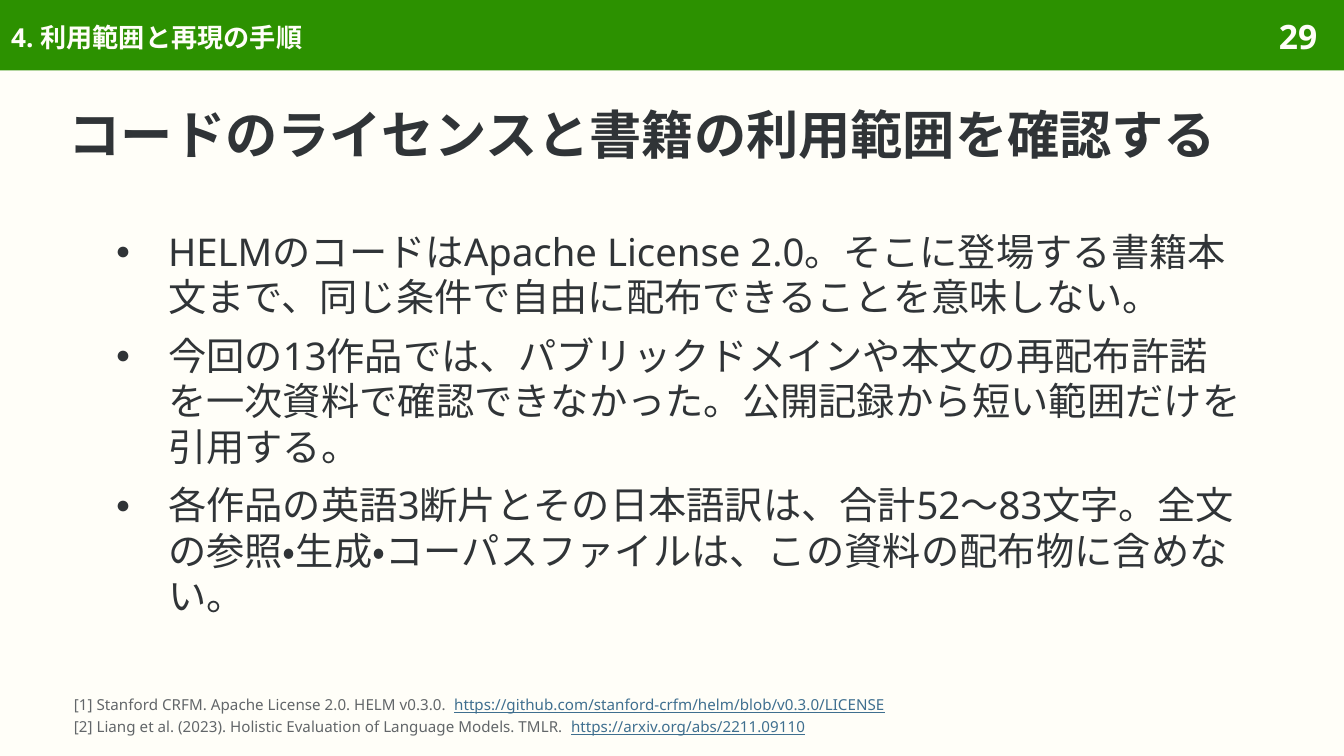
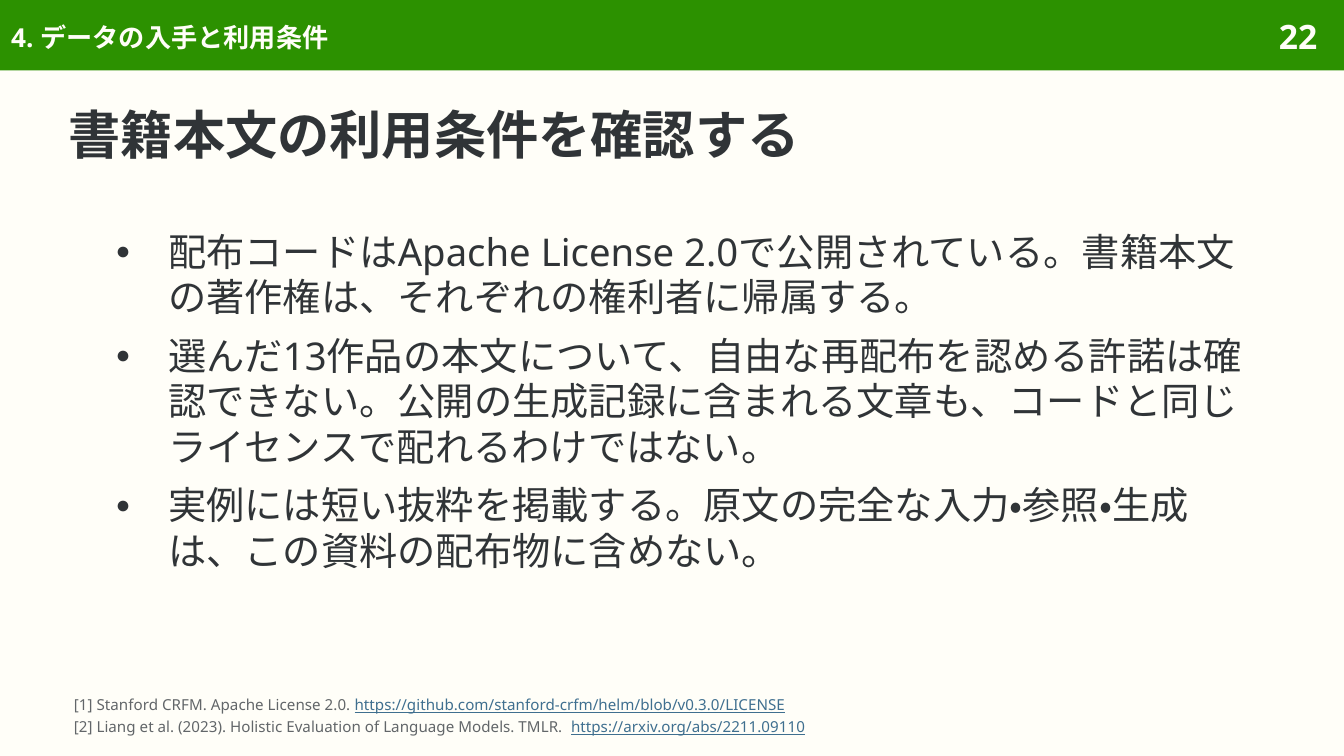
Before and after one commit to sasakiy84/datasets-in-10-minutes, a slide deck: slide 22 of slides/datasets-in-10-minutes-copyright-text.pptx (slide 29 before the commit). Drawn at 1344x756 pixels with LibreOffice and Linux fonts; fonts in the diff are those of the drawing. Boxes give left, top, right and bottom in pixels: in the first picture for what was removed or moved away, otherwise in the second. Text is boxed around its words. In the diff, an @@ line names an element or a change of style, - is before the commit and + after.

```diff
--- a/slides/datasets-in-10-minutes-copyright-text.pptx
+++ b/slides/datasets-in-10-minutes-copyright-text.pptx
@@ title at (x1=11, y1=24, x2=328, y2=50): text changed @@
-4. 利用範囲と再現の手順
+4. データの入手と利用条件
@@ page number at (x1=1279, y1=24, x2=1317, y2=49): text changed @@
-29
+22
@@ title at (x1=69, y1=109, x2=800, y2=159): text changed @@
-コードのライセンスと書籍の利用範囲を確認する
+書籍本文の利用条件を確認する
@@ text at (x1=168, y1=233, x2=1242, y2=568): text changed @@
-● HELMのコードはApache License 2.0。そこに登場する書籍本文まで、同じ条件で自由に配布できることを意味しない。
-● 今回の13作品では、パブリックドメインや本文の再配布許諾を一次資料で確認できなかった。公開記録から短い範囲だけを引用する。
-● 各作品の英語3断片とその日本語訳は、合計52〜83文字。全文の参照・生成・コーパスファイルは、この資料の配布物に含めない。
+● 配布コードはApache License 2.0で公開されている。書籍本文の著作権は、それぞれの権利者に帰属する。
+● 選んだ13作品の本文について、自由な再配布を認める許諾は確認できない。公開の生成記録に含まれる文章も、コードと同じライセンスで配れるわけではない。
+● 実例には短い抜粋を掲載する。原文の完全な入力・参照・生成は、この資料の配布物に含めない。
@@ text at (x1=74, y1=698, x2=785, y2=714): text changed @@
-[1] Stanford CRFM. Apache License 2.0. HELM v0.3.0. https://github.com/stanford-crfm/helm/blob/v0.3.0/LICENSE
+[1] Stanford CRFM. Apache License 2.0. https://github.com/stanford-crfm/helm/blob/v0.3.0/LICENSE
```
Also in this commit, not shown: 39 other slides changed, 14 slides removed, 52 other files.
